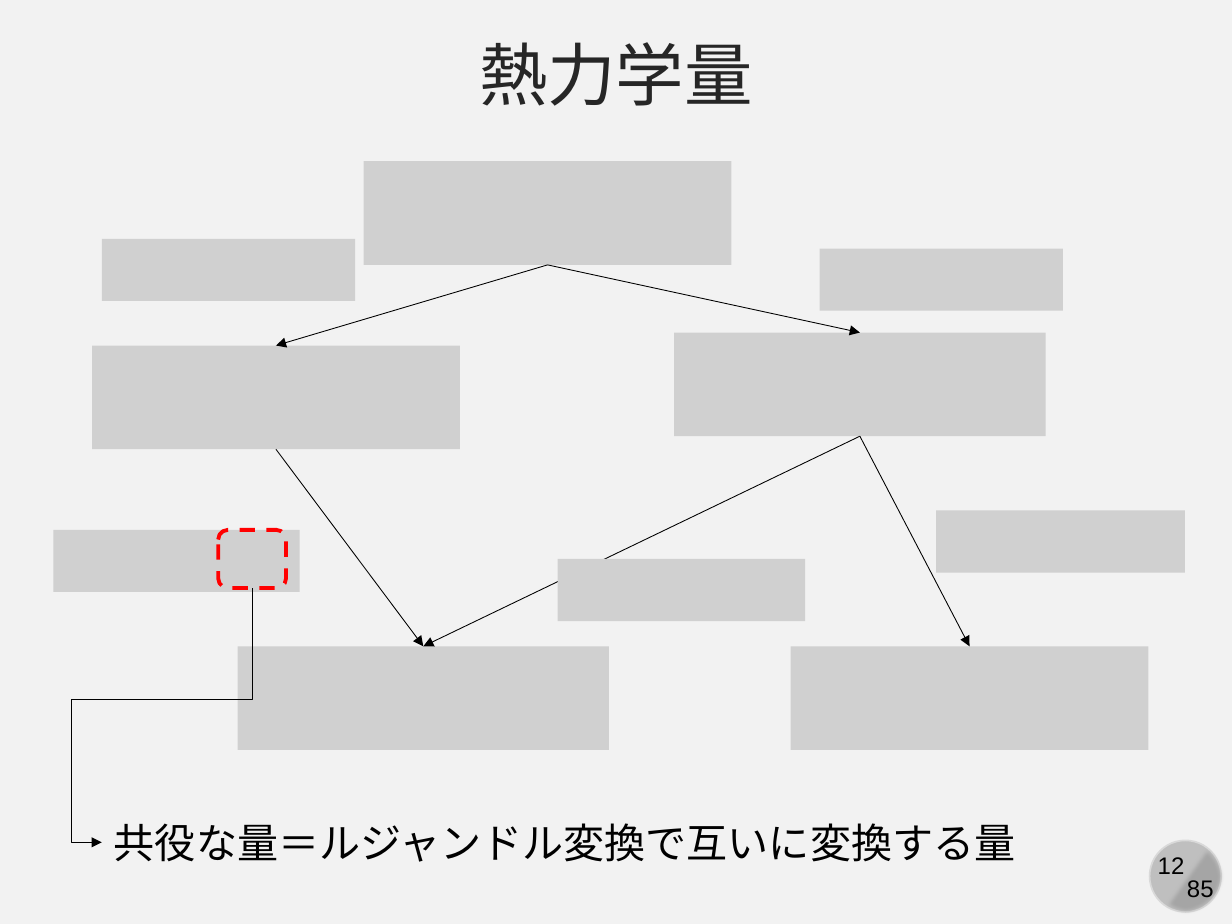
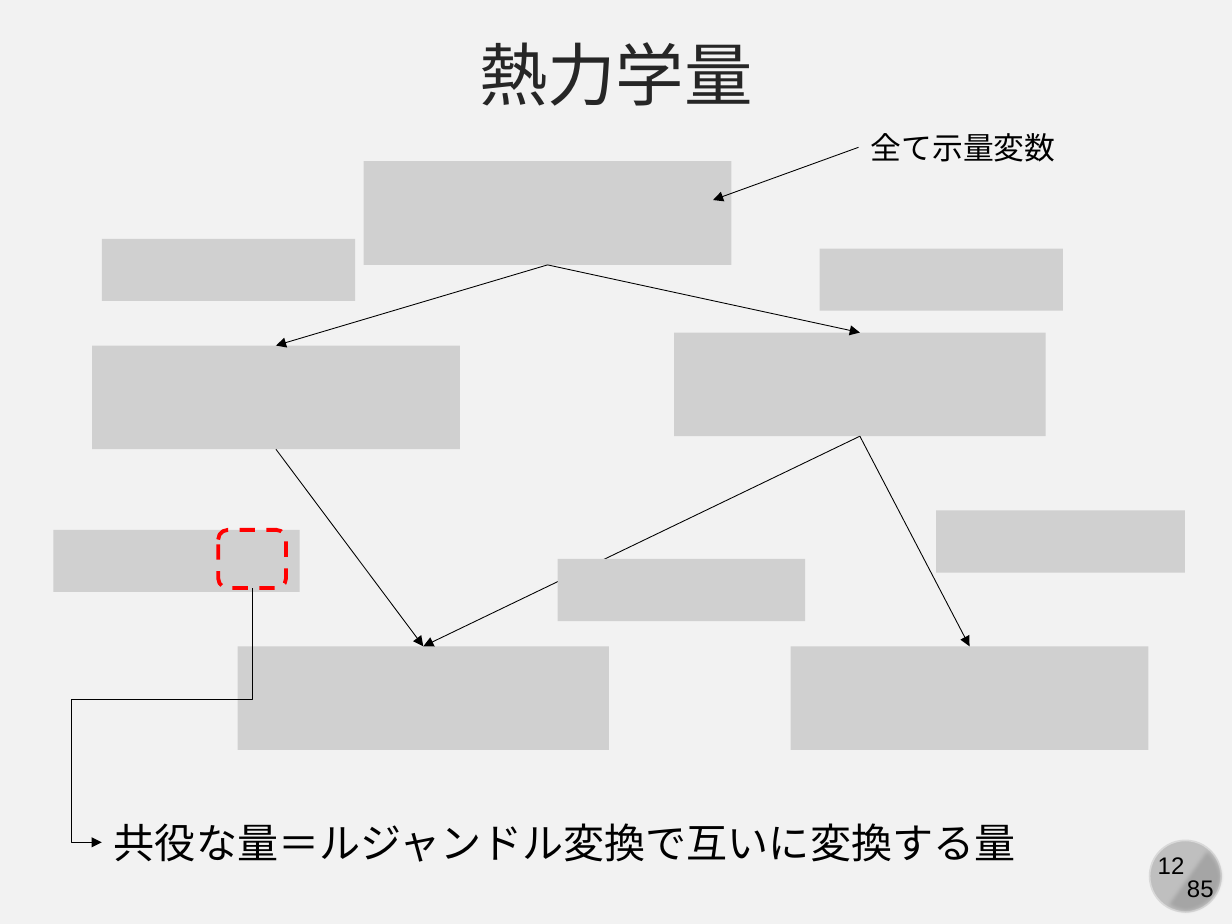
Before and after one commit to kaityo256/simulation_engineering, a slide deck: slide 12 of 06_md_observable/simulation06.pptx. Drawn at 1232x924 pixels with LibreOffice and Linux fonts; fonts in the diff are those of the drawing; grey boxes stand for pictures. Boxes give left, top, right and bottom in pixels: in the first picture for what was removed or moved away, otherwise in the second. Text is boxed around its words. In the diff, an @@ line names an element or a change of style, - is before the commit and + after.

```diff
--- a/06_md_observable/simulation06.pptx
+++ b/06_md_observable/simulation06.pptx
@@ arrow added from (859, 148) to (713, 200), #000000 0.5 pt @@
@@ text added at [871, 133, 1056, 162], 18 pt, text #000000 @@
+全て示量変数
```
Also in this commit, not shown: 1 other slide changed, 8 slides added.
